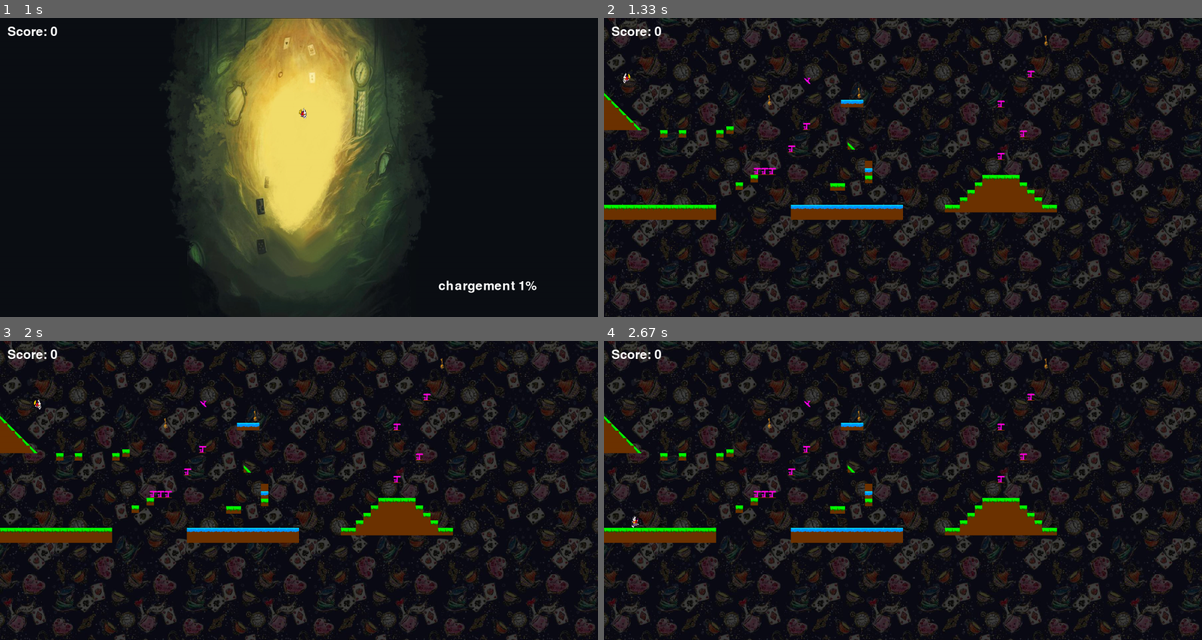
Above: before the commit, frames 1-4 (two rows, left to right).
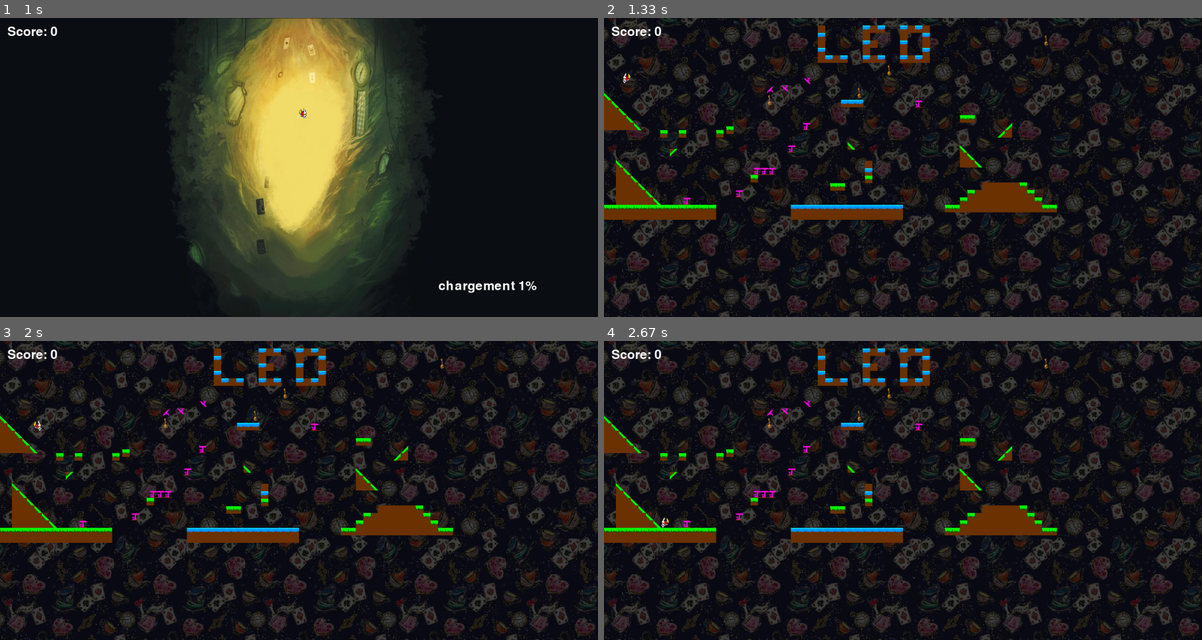
Above: after the commit, the same moments.

Repository: bouleaulama30/platformer_pygame
Game: pygame game, started from platformer_main.py
Two runs of this game, one before a commit and one after it. Both use one fixed random seed, a clock stepped at 60 frames per second and the inputs below.
Inputs (mouse positions are in pixels of both pictures, inside the frame that each line leads up to):
- Up to frame 1 (1 s): tap Enter at 0.33 s; click (406, 191) at 0.72 s
- Up to frame 2 (1.33 s): tap B at 1 s
- Up to frame 3 (2 s): hold Up 1.33-1.8 s; hold Right from 1.83 s (still down)
- Up to frame 4 (2.67 s): release Right at 2.3 s; hold Left from 2.33 s (still down); tap Space at 2.4 s

Frame 1 is identical in both runs. In frame 2, 2.3% of the frame differs, in the area x 2-72%, y 2-63%; in frame 3, 2.4%; in frame 4, 2.4%.

Commit message:
nouvelles valeurs pour physique du jeu

Diff:
--- a/blocks.txt
+++ b/blocks.txt
@@ -10,12 +10,6 @@
 932,500,n,0,
 952,480,n,0,
 972,460,n,0,
-992,440,n,0,
-1012,420,n,0,
-1032,420,n,0,
-1052,420,n,0,
-1072,420,n,0,
-1092,420,n,0,
 1112,440,n,0,
 1132,460,n,0,
 1152,480,n,0,
@@ -54,11 +48,6 @@
 1092,480,f,0,
 1112,480,f,0,
 1132,480,f,0,
-1052,360,j,0,
-1112,300,j,0,
-1052,220,j,0,
-1132,140,j,0,
-352,440,n,0,
 392,420,n,0,
 492,340,j,0,
 532,280,j,0,
@@ -71,3 +60,124 @@
 532,160,j,1,NE
 532,160,j,1,NE
 532,160,j,1,SE
+832,220,j,0,
+472,180,j,1,NE
+472,180,j,1,SE
+432,180,j,1,SE
+572,20,n,0,
+572,40,n,0,
+572,60,n,0,
+572,80,n,0,
+572,100,n,0,
+592,100,n,0,
+612,100,n,0,
+632,100,n,0,
+692,100,n,0,
+692,80,n,0,
+692,60,n,0,
+692,40,n,0,
+692,20,n,0,
+712,20,n,0,
+732,20,n,0,
+712,60,n,0,
+712,100,n,0,
+732,100,n,0,
+792,100,n,0,
+792,80,n,0,
+792,60,n,0,
+792,40,n,0,
+792,20,n,0,
+812,20,n,0,
+832,20,n,0,
+852,20,n,0,
+852,40,n,0,
+852,60,n,0,
+852,80,n,0,
+852,100,n,0,
+832,100,n,0,
+812,100,n,0,
+572,100,f,0,
+572,80,f,0,
+572,60,f,0,
+572,40,f,0,
+572,20,f,0,
+592,100,f,0,
+612,100,f,0,
+632,100,f,0,
+692,100,f,0,
+692,80,f,0,
+692,60,f,0,
+712,60,f,0,
+692,40,f,0,
+692,20,f,0,
+712,20,f,0,
+732,20,f,0,
+712,100,f,0,
+732,100,f,0,
+792,100,f,0,
+792,80,f,0,
+792,60,f,0,
+792,40,f,0,
+792,40,f,0,
+792,20,f,0,
+812,20,f,0,
+832,20,f,0,
+852,20,f,0,
+852,40,f,0,
+852,60,f,0,
+852,80,f,0,
+812,100,f,0,
+832,100,f,0,
+852,100,f,0,
+572,40,n,0,
+572,40,s,0,
+572,80,s,0,
+592,100,s,0,
+632,100,s,0,
+732,100,s,0,
+692,100,s,0,
+692,60,s,0,
+692,20,s,0,
+732,20,s,0,
+792,20,s,0,
+832,20,s,0,
+852,40,s,0,
+852,80,s,0,
+832,100,s,0,
+792,100,s,0,
+792,60,s,0,
+132,480,n,1,SO
+112,460,n,1,SO
+92,440,n,1,SO
+72,420,n,1,SO
+52,400,n,1,SO
+32,380,n,1,SO
+32,400,f,0,
+32,420,f,0,
+52,420,f,0,
+52,440,f,0,
+32,440,f,0,
+72,440,f,0,
+32,460,f,0,
+52,460,f,0,
+72,460,f,0,
+92,460,f,0,
+112,480,f,0,
+92,480,f,0,
+72,480,f,0,
+52,480,f,0,
+32,480,f,0,
+212,480,j,0,
+176,350,n,1,NO
+352,460,j,0,
+992,380,n,1,SO
+972,360,n,1,SO
+952,340,n,1,SO
+952,360,f,0,
+952,380,f,0,
+972,380,f,0,
+1052,300,n,1,SE
+952,260,n,0,
+972,260,n,0,
+1072,280,n,1,SE
+1072,300,f,0,
--- a/constante.py
+++ b/constante.py
@@ -21,7 +21,8 @@
 g=2100 #gravité
 facteur_mvt=200 #influence vitesse déplacement
 facteur_mvt_mini_jeu=250
-vel_jump=-700 #influence le saut
+vel_jump=-600 #influence le saut
+vel_jump_mushroom=-700 #influence le saut sur le champignon
 
 #pour compter les frames pour le chargement
 count=0
@@ -30,7 +31,7 @@
 #compteur de frames pour la générations auto de clés
 count_rd_keys=0
 #influence la fréquence de géneration des clés
-influence_vitesse_creation=75
+influence_vitesse_creation=150
 
 #compteur pour limiter activation des touches dans le mode édition
 editor_count=0
--- a/keys.txt
+++ b/keys.txt
@@ -1,3 +1,4 @@
 432,200,
 672,180,
 1172,40,
+752,120,
--- a/player.py
+++ b/player.py
@@ -128,7 +128,7 @@
 
         #pour le jump du champignon
         if self.coll[1]:
-            self.vely= -800
+            self.vely= vel_jump_mushroom
             self.vely+=g*dt
             self.posy+=self.vely*dt
             play('rebond')
